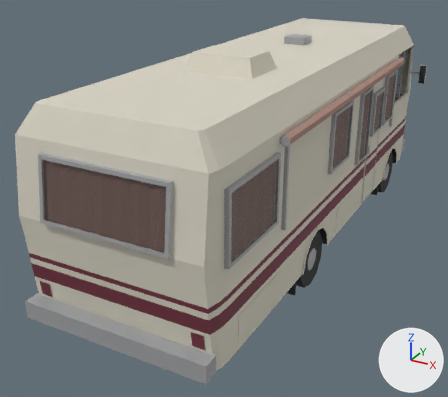
One commit to the glTF model assets/models/winnebago.glb: the scene before it, then after it.
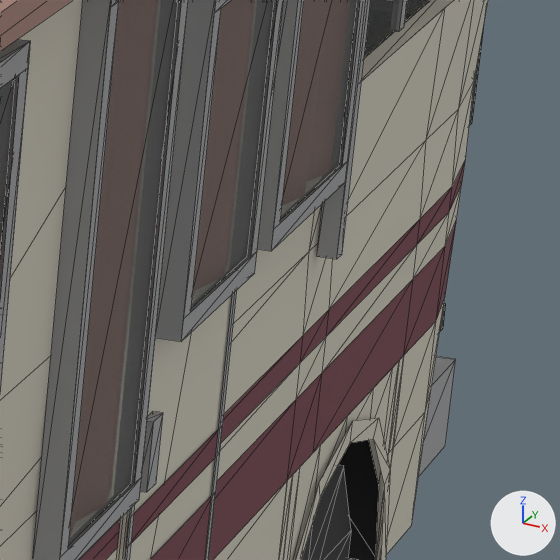
Each version is shown whole from a camera (50 mm lens) standing at (3.69, -8.17, 4.57) and looking at (-0.46, -0.64, 0.8), then close up on the part from 78% to 93% of the width and 24% to 41% of the height. The axes (+X, +Y, +Z) are drawn at lower right. The lights are the same throughout. The last two pictures show the newer version. The close-ups show mesh edges as thin lines. Vertices at exactly the same position are counted once.

Objects in the first close-up: 'Winnebago', 'WinnebagoGlass'.
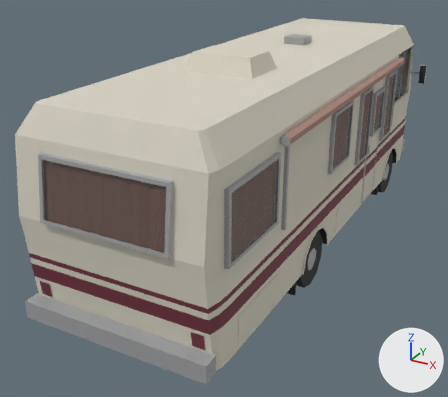
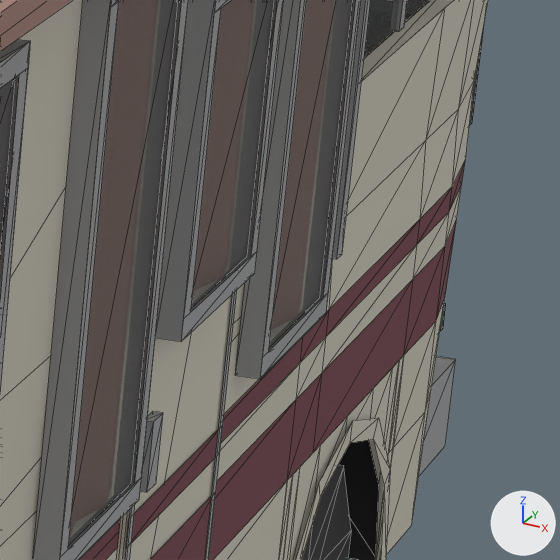
Where the change shows, as pixel boxes (x1, y1, x2, y2) in the close-ups (560 x 560 px; the box of a moved part takes in the faces that stretch with it):
part 1 of me_winnebago, moved or reshaped: before (257, 0, 366, 251); after (236, 0, 361, 379)
part 2 of me_winnebagoglass, moved or reshaped: before (280, 0, 357, 220); after (269, 0, 353, 347)

Edits to the bpy script that builds the scene:
```text
Change me_winnebago:
    used by ob_winnebago; location = (0.0, 0.0, 0.0)
    remove me_winnebago.from_pydata(...)  # 1292 vertices, 1782 faces; spans x -1.46..1.46, y -4.0..4.0, z 0.0..3.14
    add me_winnebago.from_pydata(...)  # 1290 vertices, 1780 faces; spans x -1.46..1.46, y -4.0..4.0, z 0.0..3.14
    me_winnebago part 1
    4 vertices are removed from x 1.2..1.25, y 2.08..2.2, z 1.6..2.37
    7 faces are deleted
    5 vertices in x 1.2..1.25, y 1.65..1.7, z 2.35..2.39 move by (0.0, 0.02, 0.0)
    3 vertices in x 1.2..1.25, y 1.65..1.7, z 1.6..1.62 move by (0.0, 0.02, -0.27)
    15 vertices move from x 1.2..1.25, y 1.65..2.2, z 1.58..2.39 to x 1.2..1.25, y 1.67..2.16, z 1.3..2.39
    2 vertices are added at (1.25, 2.12, 2.35), (1.2, 2.14, 1.33)
    4 new faces join them, mat_rvtrim (grey #a2a3a5)
    1 new face joins them, mat_rvcurtain (beige #af8b80)
Change me_winnebagoglass:
    where me_winnebagoglass.from_pydata(...)  # 56 vertices, 28 faces; spans x -1.24..1.26, y -3.98..3.96, z 1.35..2.6
    used by ob_winnebagoglass; location = (0.0, 0.0, 0.0)
    me_winnebagoglass part 2
    me_winnebagoglass.vertices[20].co: (1.24, 1.7, 1.62) -> (1.24, 1.72, 1.35)
    me_winnebagoglass.vertices[21].co: (1.24, 2.16, 1.62) -> (1.24, 2.12, 1.35)  # pixel (339, 165) -> pixel (319, 297)
    me_winnebagoglass.vertices[22].co: (1.24, 2.16, 2.35) -> (1.24, 2.12, 2.35)
    me_winnebagoglass.vertices[23].co: (1.24, 1.7, 2.35) -> (1.24, 1.72, 2.35)
```
